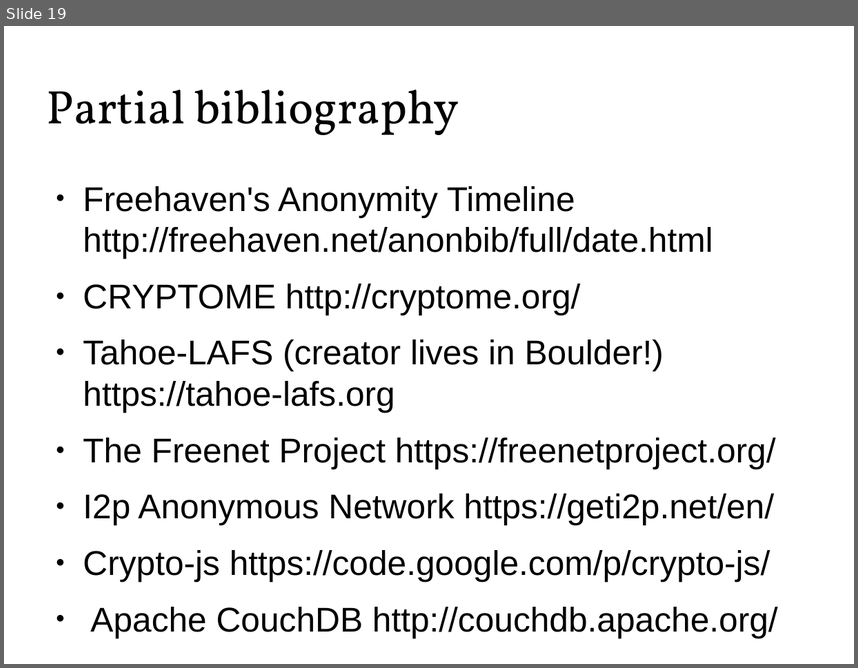
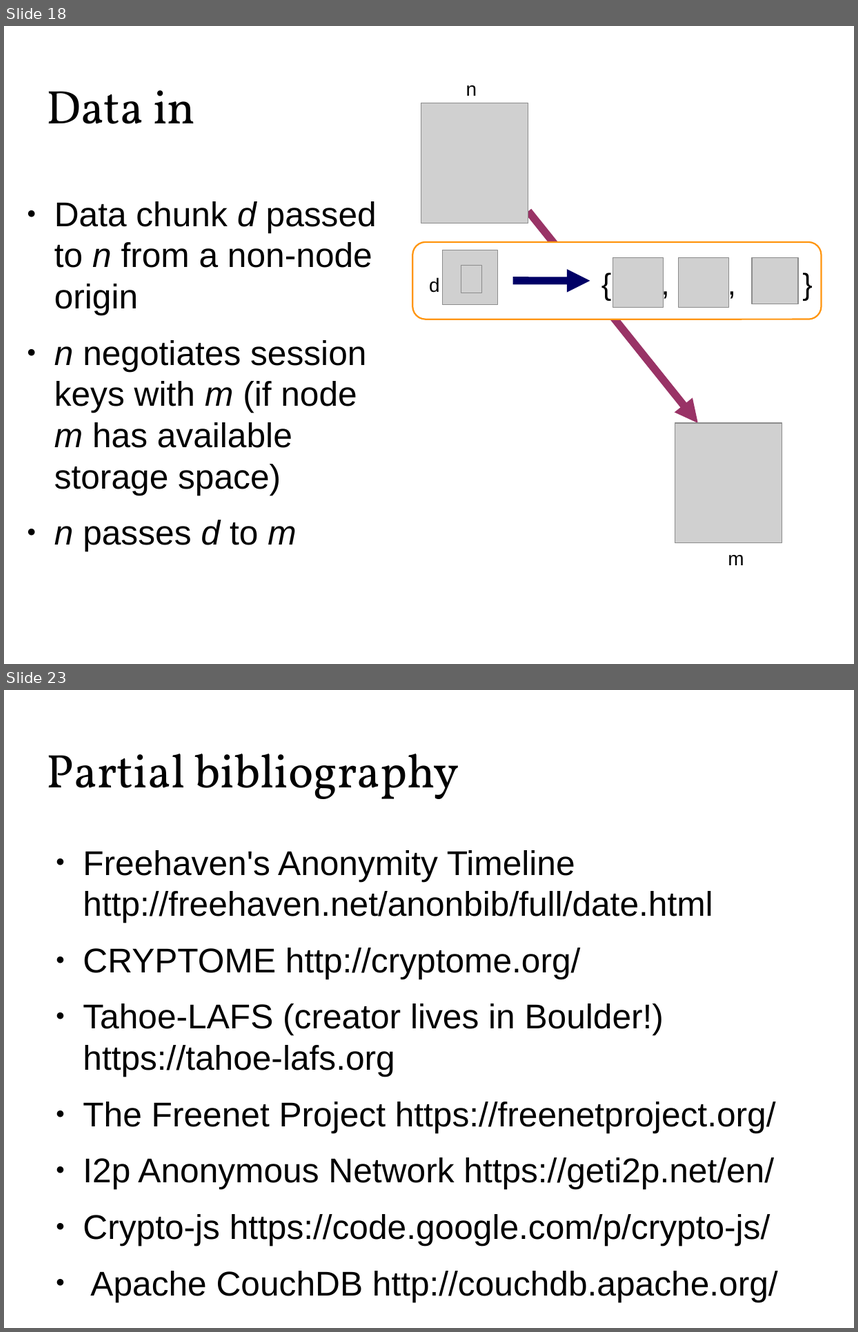
Before and after one commit to Zandrr/phonebook.js, a slide deck: documentation/ecen5013_presentation.odp. Shown one above the other, each under a label of ours: slide 19 before the commit, slides 18 and 23 after it; the slides between them are not shown. The pictures are 858x668 and 858x1332 pixels, drawn with LibreOffice and Linux fonts; fonts in the diff are those of the drawing; grey boxes stand for pictures. Boxes give left, top, right and bottom in pixels: in the first picture for what was removed or moved away, otherwise in the second. Text is boxed around its words. In the diff, an @@ line names an element or a change of style, - is before the commit and + after.

```diff
--- a/documentation/ecen5013_presentation.odp
+++ b/documentation/ecen5013_presentation.odp
@@ slide 18 added at (x1=4, y1=26, x2=854, y2=664), background #FFFFFF @@
@@ text added at (x1=466, y1=85, x2=477, y2=96), 18 pt, text #000000 @@
+n
@@ title added at (x1=47, y1=90, x2=195, y2=124), 44 pt, text #000000 @@
+Data in
@@ picture added at (x1=421, y1=103, x2=528, y2=223) @@
@@ text added at (x1=54, y1=201, x2=377, y2=551), 32 pt, text #000000 @@
+● Data chunk d passed to n from a non-node origin
+● n negotiates session keys with m (if node m has available storage space)
+● n passes d to m
@@ arrow added from (528, 211) to (698, 423), #993366 7.2 pt @@
@@ rounded rectangle added at (x1=413, y1=242, x2=822, y2=319), fill #FFFFFF, outline #FF950E 1.45 pt @@
@@ picture added at (x1=443, y1=250, x2=497, y2=305) @@
@@ picture added at (x1=461, y1=265, x2=482, y2=293) @@
@@ text added at (x1=590, y1=257, x2=826, y2=306), 28 pt, text #000000 @@
+{ , , }
@@ picture added at (x1=613, y1=257, x2=664, y2=307) @@
@@ picture added at (x1=679, y1=257, x2=729, y2=307) @@
@@ picture added at (x1=752, y1=257, x2=799, y2=303) @@
@@ text added at (x1=429, y1=277, x2=440, y2=292), 18 pt, text #000000 @@
+d
@@ arrow added from (513, 281) to (590, 281), #000066 7.2 pt @@
@@ picture added at (x1=675, y1=423, x2=782, y2=543) @@
@@ text added at (x1=728, y1=555, x2=744, y2=565), 18 pt, text #000000 @@
+m
@@ what was slide 19 is now slide 23 @@
```
Also in this commit, not shown: 11 slides changed, 8 other slides added, 5 slides removed.
